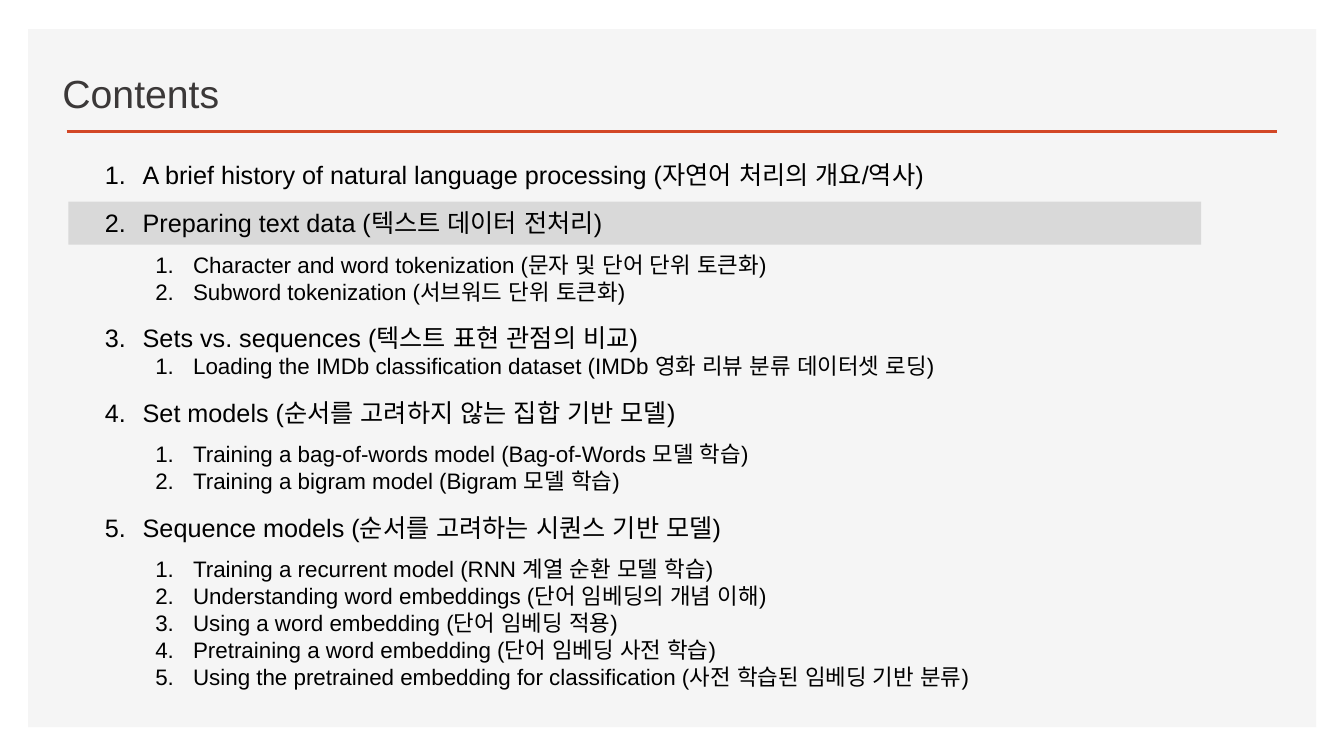
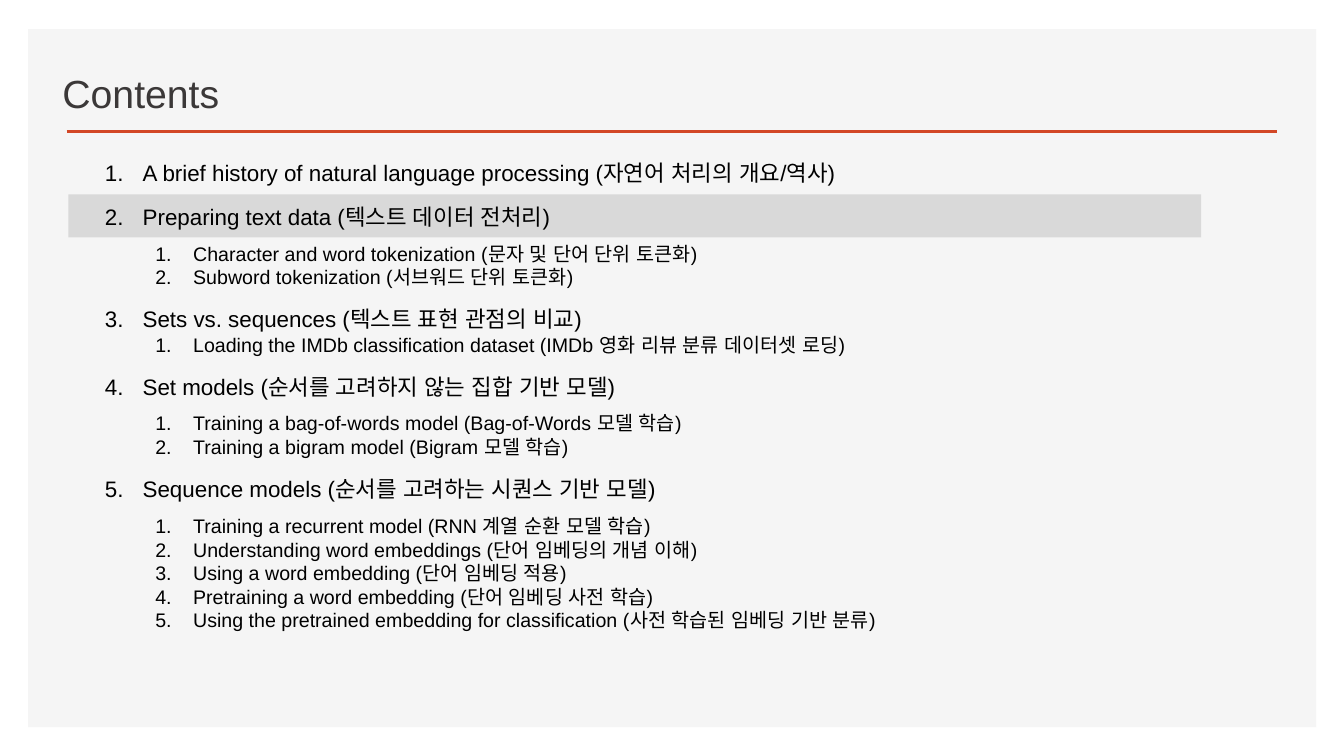
Before and after one commit to ancestor9/2026_Fall_Deep-Learning-with-Python, a slide deck: slide 6 of Chapter 14 Text classification.pptx. Drawn at 1344x756 pixels with LibreOffice and Linux fonts; fonts in the diff are those of the drawing; background and template pictures are left out. Boxes give left, top, right and bottom in pixels: in the first picture for what was removed or moved away, otherwise in the second. Text is boxed around its words. In the diff, an @@ line names an element or a change of style, - is before the commit and + after.

```diff
--- a/Chapter 14 Text classification.pptx
+++ b/Chapter 14 Text classification.pptx
@@ text "A brief history of natural ..." at (x1=143, y1=162, x2=876, y2=631): size 18 to 16 pt in "A brief history of natural language processing ...", "Preparing text data (텍스트 데이터 전처리)", "Sets vs. sequences (텍스트 표현 관점의 비교)", "Set models (순서를 고려하지 않는 집합 기반 ..." and 1 more places; size 16 to 14 pt in "Character and word tokenization (문자 및 단어 ...", "Subword tokenization (서브워드 단위 토큰화)", "Loading the IMDb classification dataset (IMDb 영화 ...", "Training a bag-of-words model (Bag-of-Words 모델 학습)" and 6 more places @@
@@ rectangle moved from (x1=69, y1=202, x2=1202, y2=245) to (x1=69, y1=195, x2=1202, y2=238) @@
```
Also in this commit, not shown: 4 other slides changed, 1 other file.
